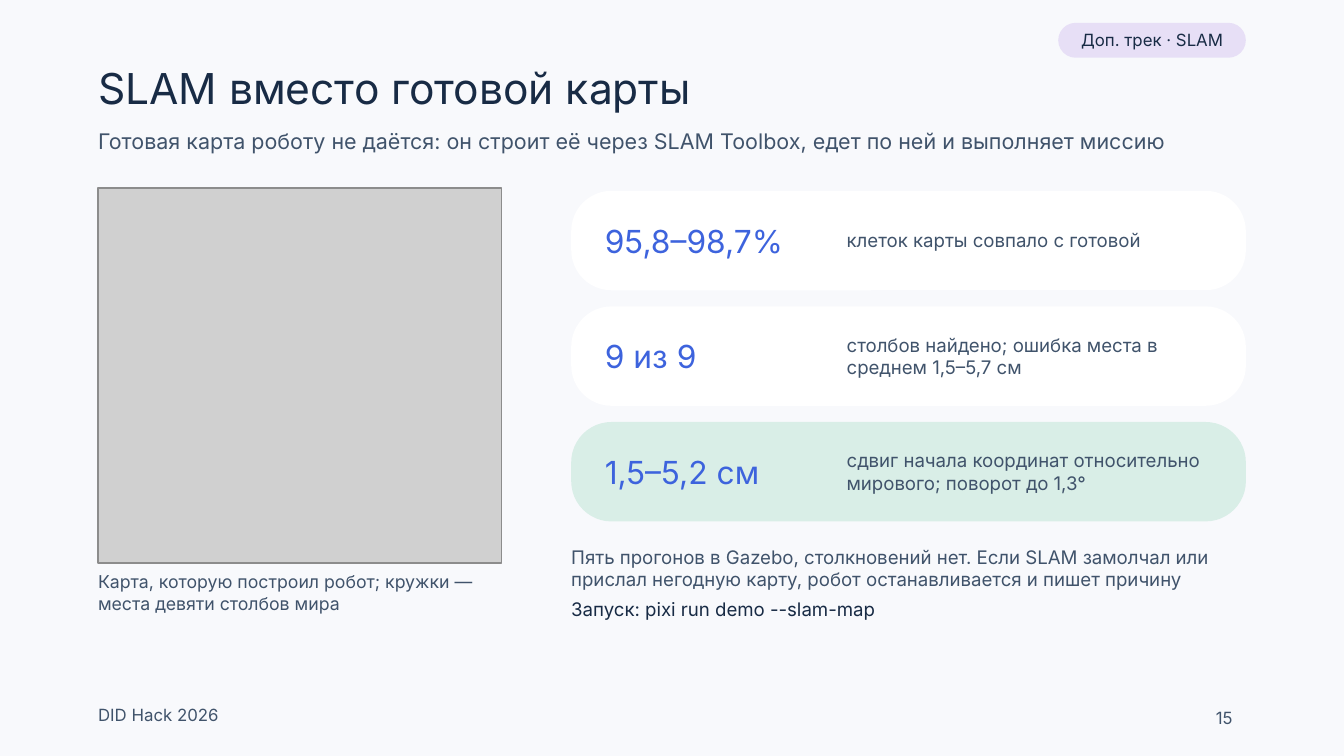
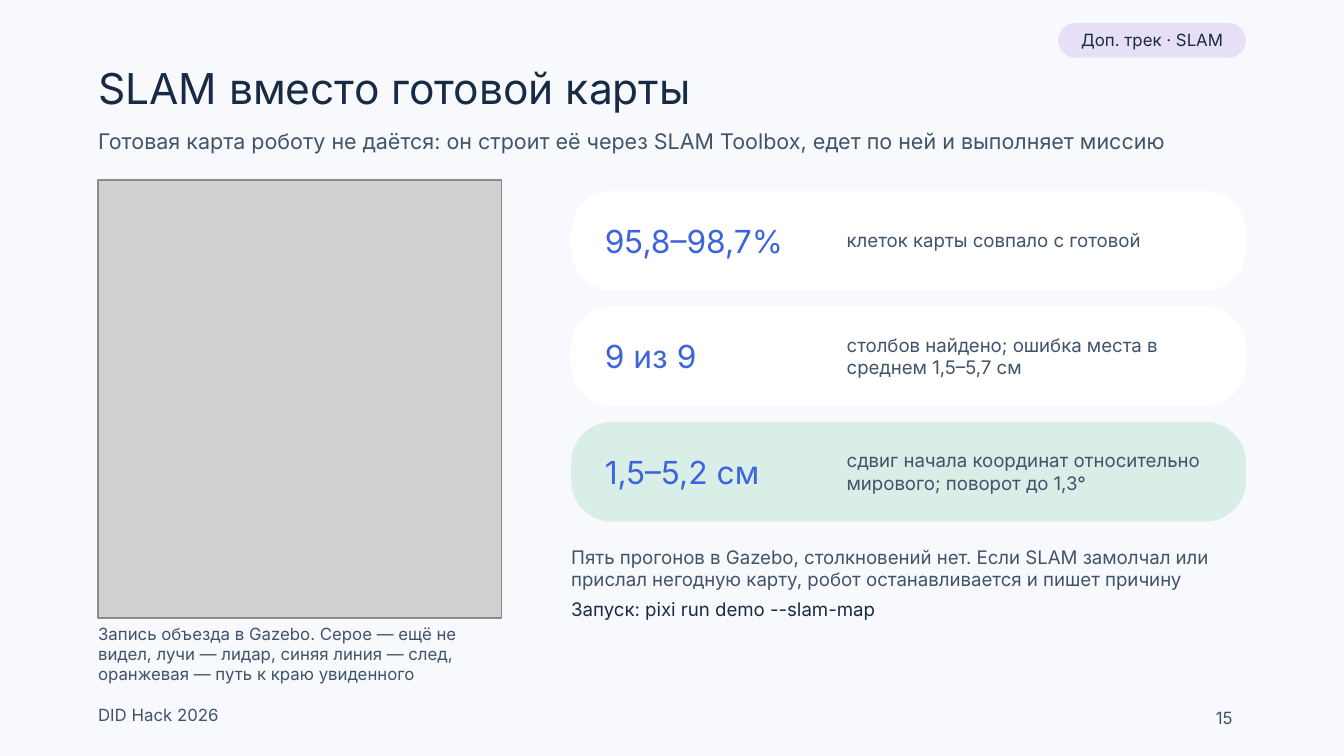
Before and after one commit to Mput13/did-hack, a slide deck: slide 15 of presentation/team/DID_final.pptx. Drawn at 1344x756 pixels with LibreOffice and Linux fonts; fonts in the diff are those of the drawing; grey boxes stand for pictures. Boxes give left, top, right and bottom in pixels: in the first picture for what was removed or moved away, otherwise in the second. Text is boxed around its words. In the diff, an @@ line names an element or a change of style, - is before the commit and + after.

```diff
--- a/presentation/team/DID_final.pptx
+++ b/presentation/team/DID_final.pptx
@@ picture: place and size @@
-picture at bbox=[98, 188, 501, 563]
+picture at bbox=[98, 180, 501, 618]
@@ text at bbox=[98, 627, 457, 684]: text changed; size 9.5 to 9 pt @@
-Карта, которую построил робот; кружки — места девяти столбов мира
+Запись объезда в Gazebo. Серое — ещё не видел, лучи — лидар, синяя линия — след, оранжевая — путь к краю увиденного
```
Also in this commit, not shown: 1 other slide changed, 8 other files.
